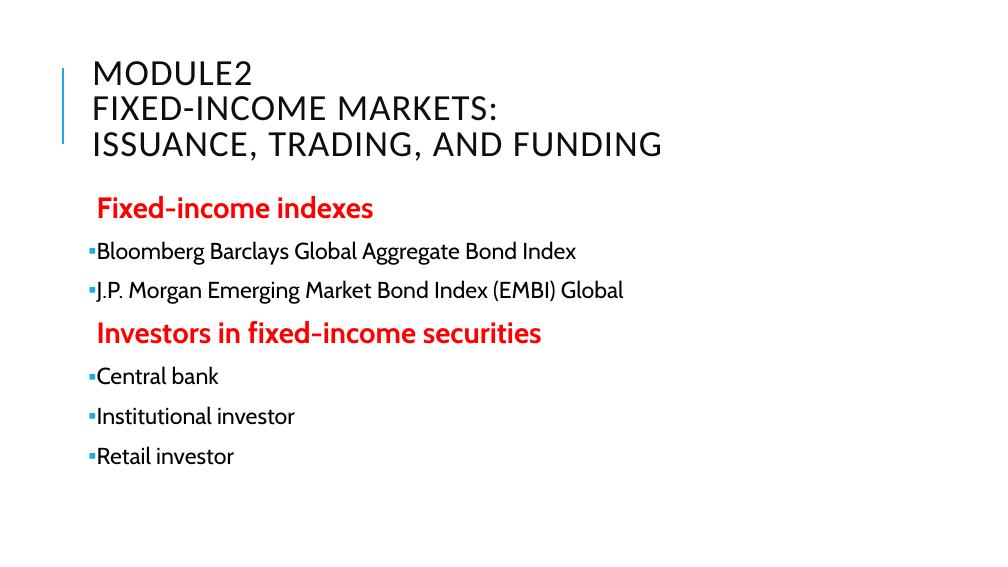
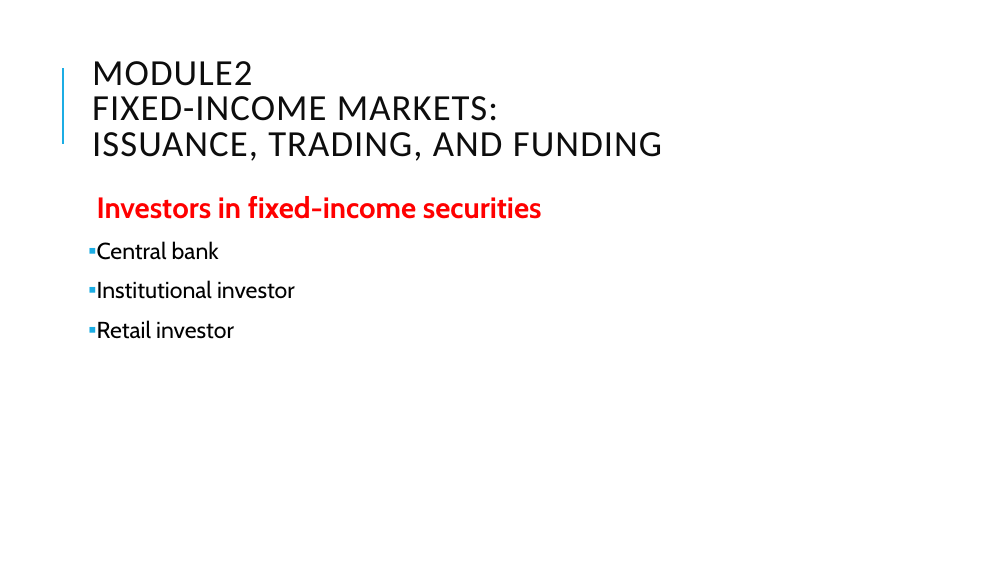
Before and after one commit to Isco0530/data, a slide deck: slide 59 of Fixed Income.pptx (slide 60 before the commit). Drawn at 1008x567 pixels with LibreOffice and Linux fonts; fonts in the diff are those of the drawing. Boxes give left, top, right and bottom in pixels: in the first picture for what was removed or moved away, otherwise in the second. Text is boxed around its words. In the diff, an @@ line names an element or a change of style, - is before the commit and + after.

```diff
--- a/Fixed Income.pptx
+++ b/Fixed Income.pptx
@@ text at [97, 196, 624, 304]: paragraphs removed @@
-  Fixed-income indexes
-▪ Bloomberg Barclays Global Aggregate Bond Index
-▪ J.P. Morgan Emerging Market Bond Index (EMBI) Global
```
Also in this commit, not shown: 2 other slides changed, 2 slides added, 1 slide removed.
